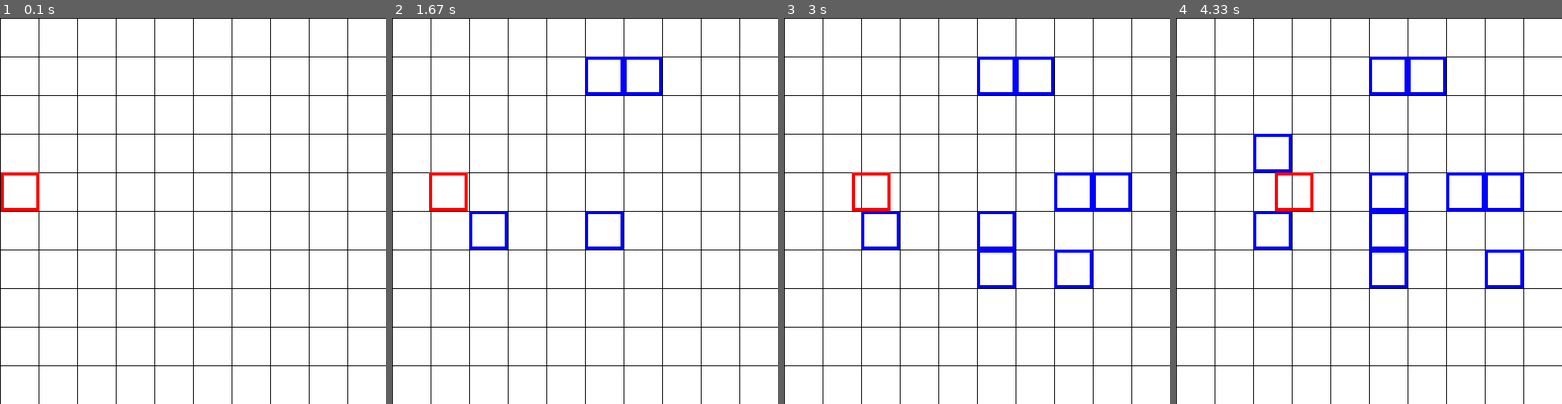
Above: before the commit, frames 1-4 (left to right).
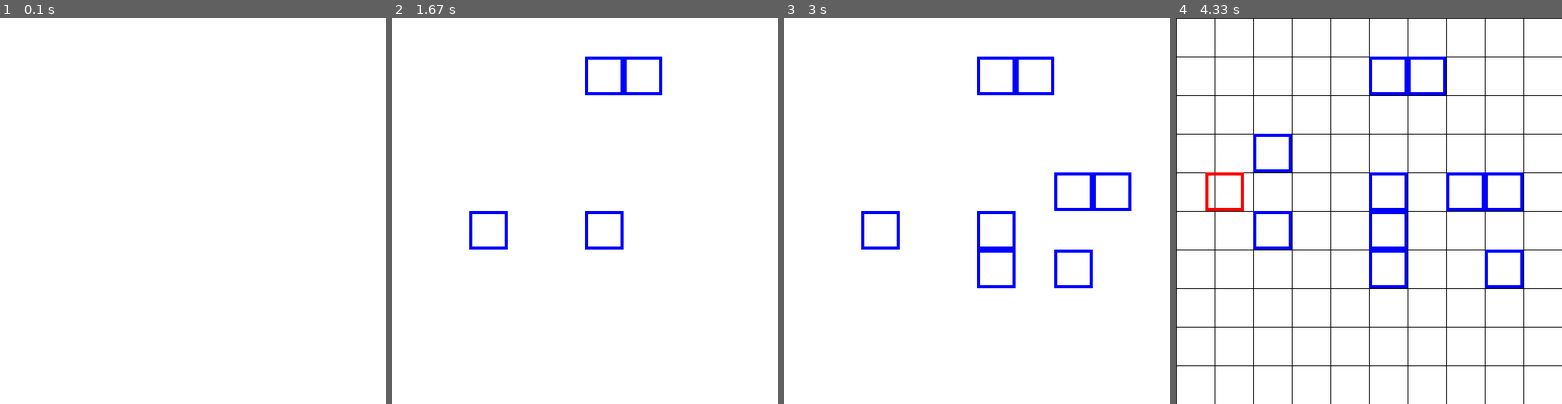
Above: after the commit, the same moments.

Repository: randompast/Tower-Defense-pygame
Game: pygame game, started from main.py
Two runs of this game, one before a commit and one after it. Both use one fixed random seed, a clock stepped at 60 frames per second and the inputs below.
Inputs (mouse positions are in pixels of both pictures, inside the frame that each line leads up to):
- Up to frame 1 (0.1 s): no input
- Up to frame 2 (1.67 s): click (585, 211) at 0.38 s; click (492, 214) at 0.72 s; click (642, 75) at 1.05 s; click (592, 79) at 1.38 s
- Up to frame 3 (3 s): click (980, 253) at 1.72 s; click (1077, 272) at 2.05 s; click (1077, 176) at 2.38 s; click (1115, 180) at 2.72 s
- Up to frame 4 (4.33 s): click (1504, 288) at 3.05 s; click (1384, 195) at 3.38 s; click (1284, 141) at 3.72 s; click (1473, 253) at 4.05 s

The runs differ from the first frame. In frame 1, 4.2% of the frame differs, in the area x 0-100%, y 0-100%; in frame 2, 4.1%; in frame 3, 3.9%; in frame 4, 0.6%.

Commit message:
counts seconds before spawning new enemy

Diff:
--- a/gameloop.py
+++ b/gameloop.py
@@ -4,19 +4,22 @@
 from init import clear
 from events import event_handler
 from grid import drawgrid
-
 def gameloop(pyg):
     # Beginning Game Loop
-    e = enemy(1, 2, [0,200])
+    enemies = []
+    enemyTimer = 0
     while True:
+        if int(pygame.time.get_ticks()/1000) > enemyTimer + 2 :
+            enemyTimer = int(pygame.time.get_ticks()/1000)
+            enemies.append(enemy(1, 2, [0,200]))
+
         pygame.display.update()
         event_handler(pyg)
-
-        clear(pyg)
-        drawgrid(pyg)
-        e.draw(pyg)
-        e.update(pyg)
-
+        for e in enemies:
+            clear(pyg)
+            drawgrid(pyg)
+            e.draw(pyg)
+            e.update(pyg)
         for i,tower in enumerate(pyg['towers']):
             tower.draw(pyg)
         pyg['FramePerSec'].tick(pyg['FPS'])
